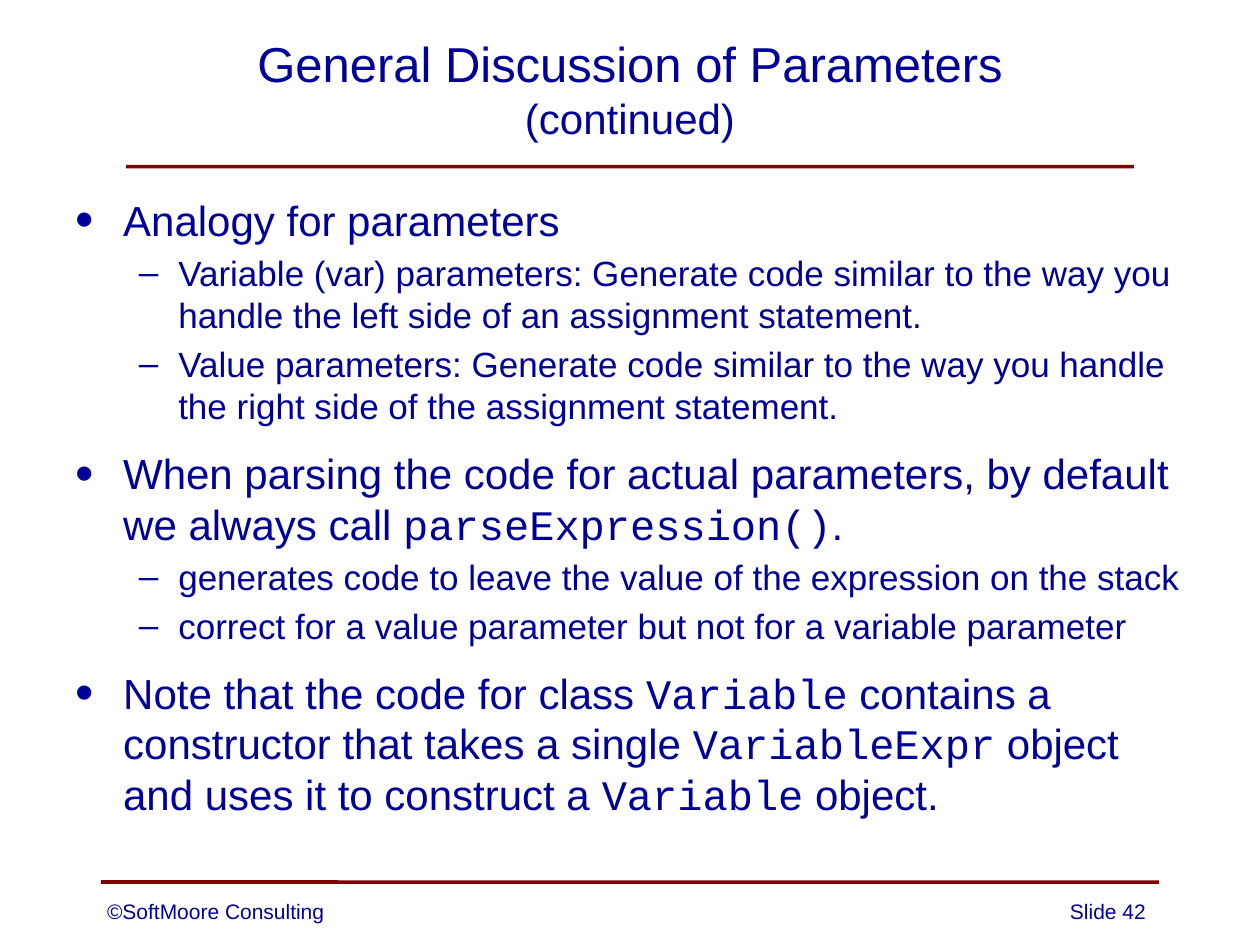
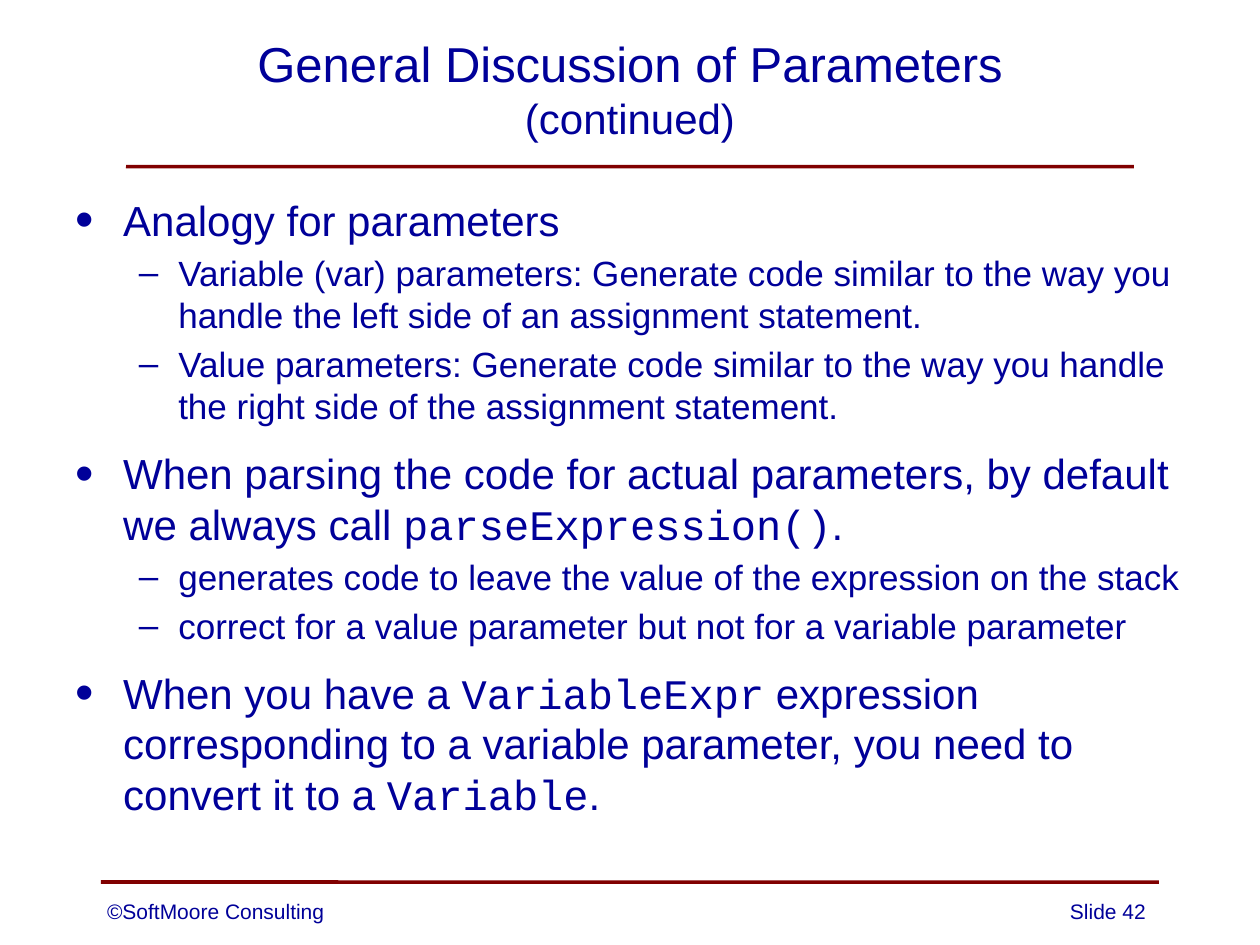
Before and after one commit to SoftMoore/CPRL-Kt-3rd, a slide deck: slide 42 of PowerPoints/13 - Subprograms.pptx. Drawn at 1260x945 pixels with LibreOffice and Linux fonts; fonts in the diff are those of the drawing. Boxes give left, top, right and bottom in pixels: in the first picture for what was removed or moved away, otherwise in the second. Text is boxed around its words. In the diff, an @@ line names an element or a change of style, - is before the commit and + after.

```diff
--- a/PowerPoints/13 - Subprograms.pptx
+++ b/PowerPoints/13 - Subprograms.pptx
@@ text at (123, 678, 1073, 811): text changed @@
-• Note that the code for class Variable contains a constructor that takes a single VariableExpr object and uses it to construct a Variable object.
+• When you have a VariableExpr expression corresponding to a variable parameter, you need to convert it to a Variable.
```
Also in this commit, not shown: 3 other slides changed.
